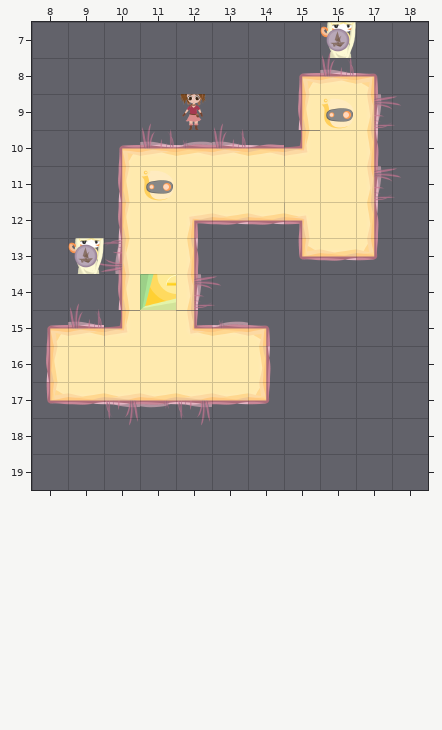
Tiled map, stored at LibGDX/core/assets/Levels/level8.tmx. The first picture shows the starting point.
Cells are 128x128 px. Shown: x 8..18, y 7..19.
After the commit:
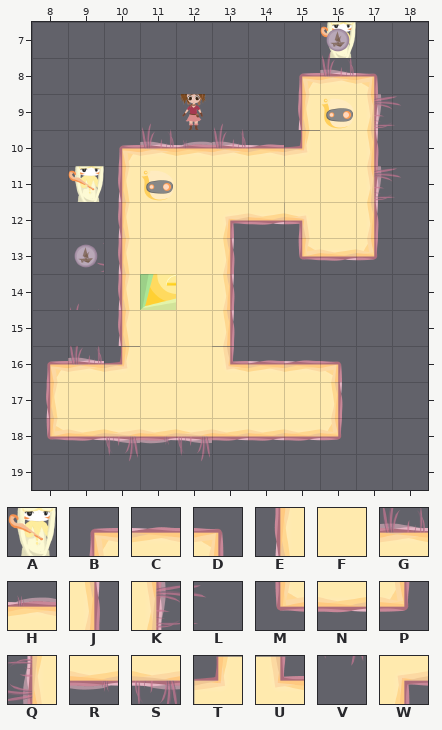
Key: from "newTile": A 68 "overmonster"; from "tileset.V3": B 0, C 2, D 3, E 11, F 12, G 17, H 18, J 25, K 30, L 31, M 33, N 34, P 36, Q 38, R 50, S 51, T 55, U 56, V 62, W 67.
_ is an empty cell.
Objects are placed by their top-left corner, in cells (3,4 is the top-left corner of cell 3,4); size is 1x1 cell unless given.
What changed:
Layer "Ground":
y 12: x 12..13 WN -> FW
y 13: x 10 Q -> E; x 12..13 J_ -> FJ
y 14: x 12..13 KL -> FJ
y 15: x 8..10 BGT -> __E; x 12..14 UHD -> FJ_
y 16: x 8..10 EFF -> BGT; x 13..16 FJ__ -> UCCD
y 17: x 8..16 MNSRSNP__ -> EFFFFFFFJ
y 18: x 8..16 __V_V____ -> MNSRSNNNP
Layer "Monster":
changed: A "4" at 9,13 -> A "4" at 9,11
Changed places in both pictures, as pixel boxes (x1, y1, x2, y2):
new place: (68, 166, 104, 202)
changed: (46, 213, 343, 454)
